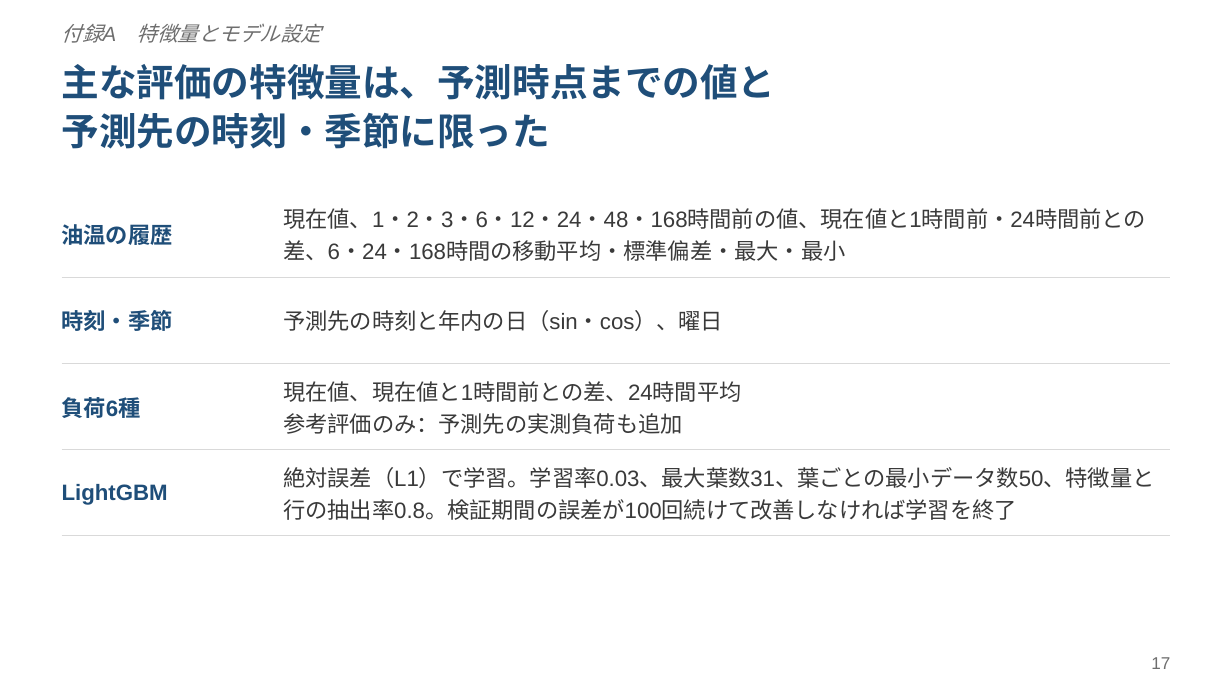
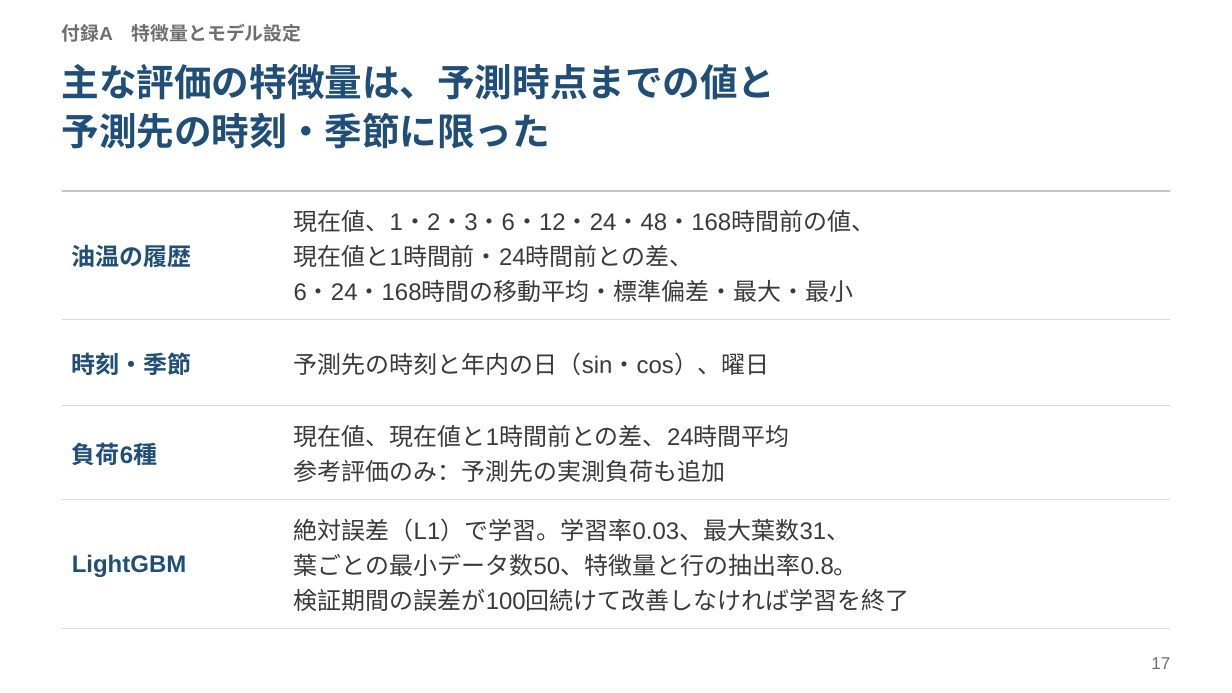
Before and after one commit to HJRKTNG/ett-oil-temperature-poc, a slide deck: slide 17 of reports/slides/ett_oil_temperature_poc.pptx. Drawn at 1232x693 pixels with LibreOffice and Linux fonts; fonts in the diff are those of the drawing. Boxes give left, top, right and bottom in pixels: in the first picture for what was removed or moved away, otherwise in the second. Text is boxed around its words. In the diff, an @@ line names an element or a change of style, - is before the commit and + after.

```diff
--- a/reports/slides/ett_oil_temperature_poc.pptx
+++ b/reports/slides/ett_oil_temperature_poc.pptx
@@ text "付録A 特徴量とモデル設定" at (62,24,302,42): size 12 to 11 pt, bold on, italic off @@
@@ table at (62,191,1170,615) @@
-row 1, column 2: 現在値、1・2・3・6・12・24・48・168時間前の値、現在値と1時間前・24時間前との差、6・24・168時間の移動平均・標準偏差・最大・最小
+row 1, column 2: 現在値、1・2・3・6・12・24・48・168時間前の値、 / 現在値と1時間前・24時間前との差、 / 6・24・168時間の移動平均・標準偏差・最大・最小
-row 4, column 2: 絶対誤差（L1）で学習。学習率0.03、最大葉数31、葉ごとの最小データ数50、特徴量と行の抽出率0.8。検証期間の誤差が100回続けて改善しなければ学習を終了
+row 4, column 2: 絶対誤差（L1）で学習。学習率0.03、最大葉数31、 / 葉ごとの最小データ数50、特徴量と行の抽出率0.8。 / 検証期間の誤差が100回続けて改善しなければ学習を終了
@@ fill none to #FFFFFF in 8 cells @@
@@ size 13 to 14 pt in "油温の履歴", "時刻・季節", "予測先の時刻と年内の日（sin・cos）、曜日", "負荷6種" and 3 more places @@
@@ borders changed @@
@@ line added from (62, 191) to (1170, 191), #A6A6A6 0.75 pt @@
```
Also in this commit, not shown: 20 other slides changed, 4 other files.
